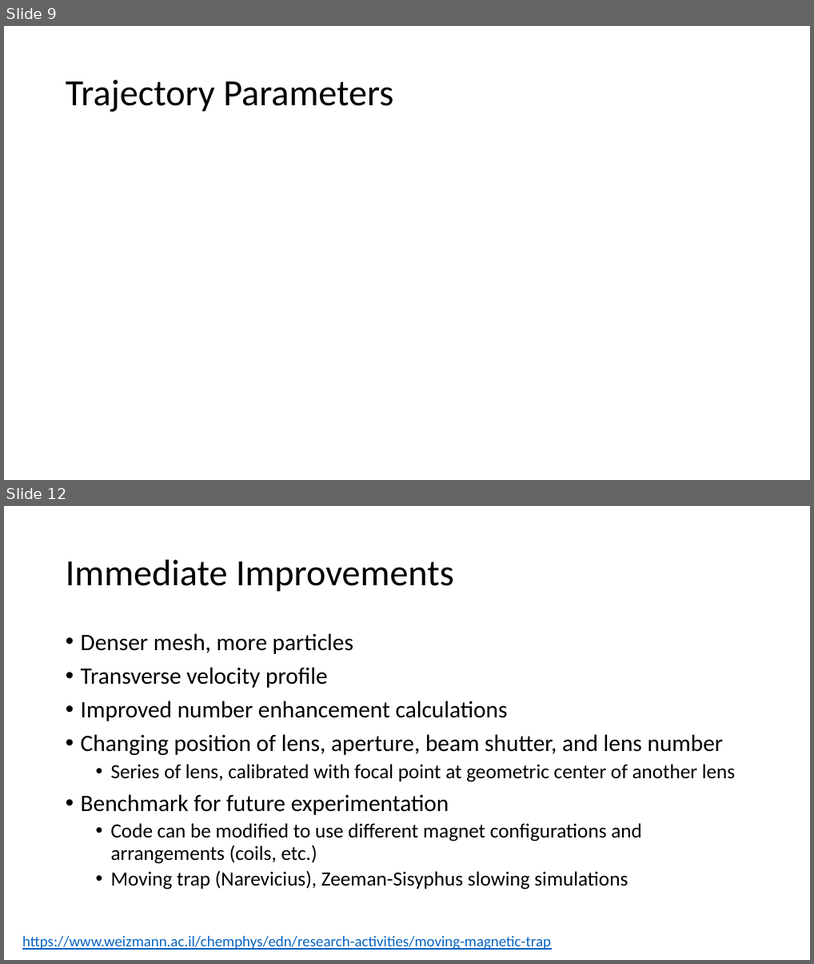
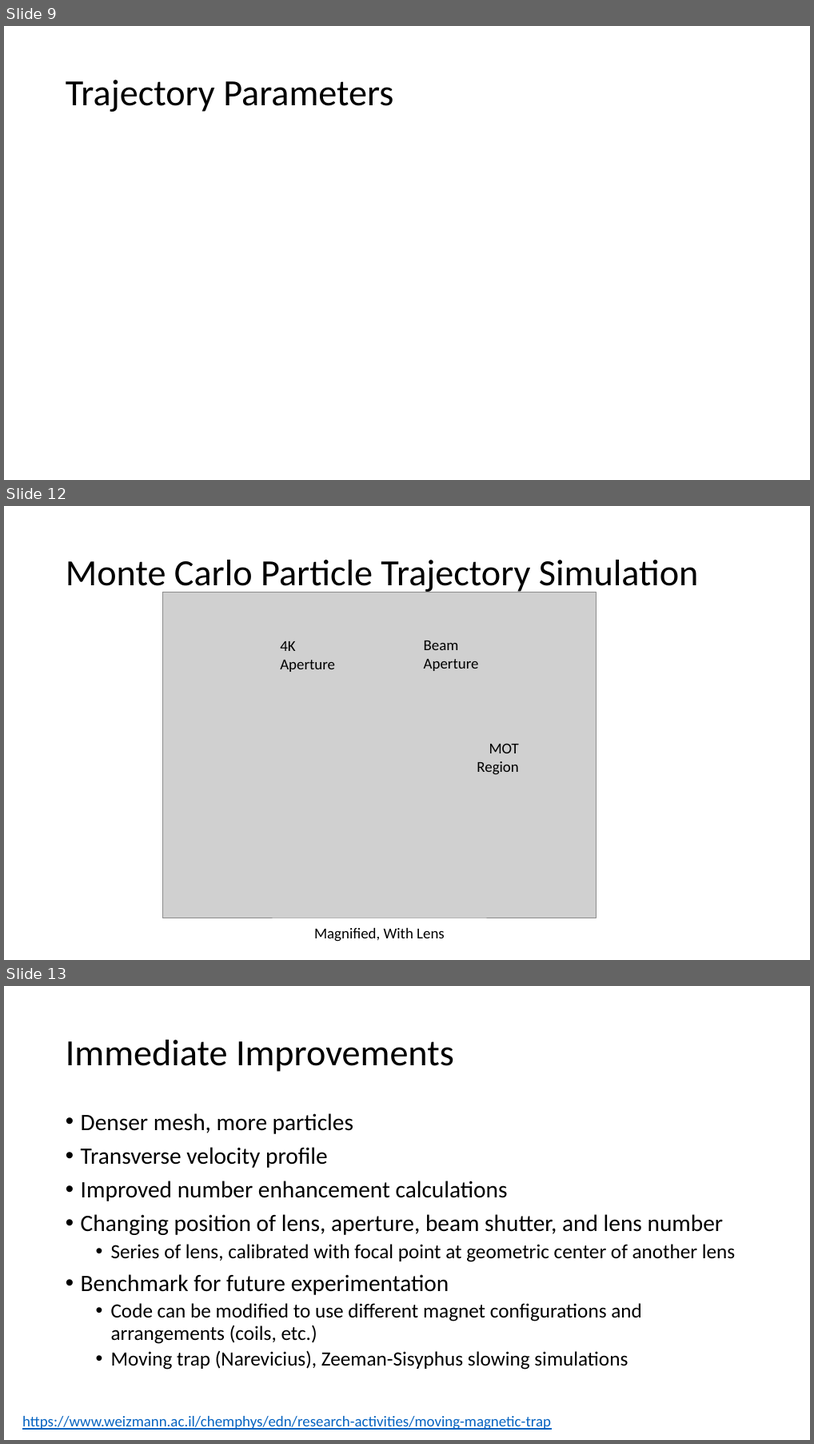
Before and after one commit to Andrew-wi/magnetic_lens, a slide deck: magnetic_lens_monte_carlo/magnetic_lens_jun_18.pptx. Shown one above the other, each under a label of ours: slides 9 and 12 before the commit, slides 9, 12 and 13 after it; the slides between them are not shown. The pictures are 814x964 and 814x1444 pixels, drawn with LibreOffice and Linux fonts; fonts in the diff are those of the drawing; grey boxes stand for pictures. Boxes give left, top, right and bottom in pixels: in the first picture for what was removed or moved away, otherwise in the second. Text is boxed around its words. In the diff, an @@ line names an element or a change of style, - is before the commit and + after.

```diff
--- a/magnetic_lens_monte_carlo/magnetic_lens_jun_18.pptx
+++ b/magnetic_lens_monte_carlo/magnetic_lens_jun_18.pptx
@@ slide 12 added at (4, 506, 810, 960), background #FFFFFF @@
@@ title added at (66, 560, 699, 595), 44 pt, text #000000 @@
+Monte Carlo Particle Trajectory Simulation
@@ picture added at (163, 592, 596, 917) @@
@@ text added at (280, 641, 335, 672), 18 pt, text #000000 @@
+4K Aperture
@@ text added at (424, 640, 479, 671), 18 pt, text #000000 @@
+Beam Aperture
@@ text added at (477, 743, 519, 774), 18 pt, text #000000 @@
+MOT Region
@@ text added at (314, 928, 445, 941), 18 pt, text #000000 @@
+Magnified, With Lens
@@ what was slide 12 is now slide 13 @@
```
Also in this commit, not shown: 4 slides changed, 26 other files.
